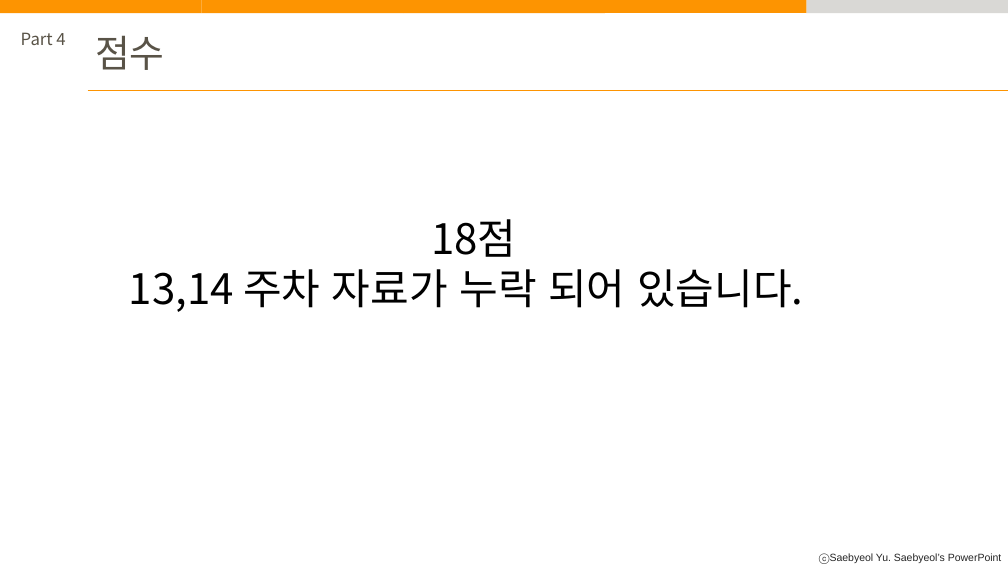
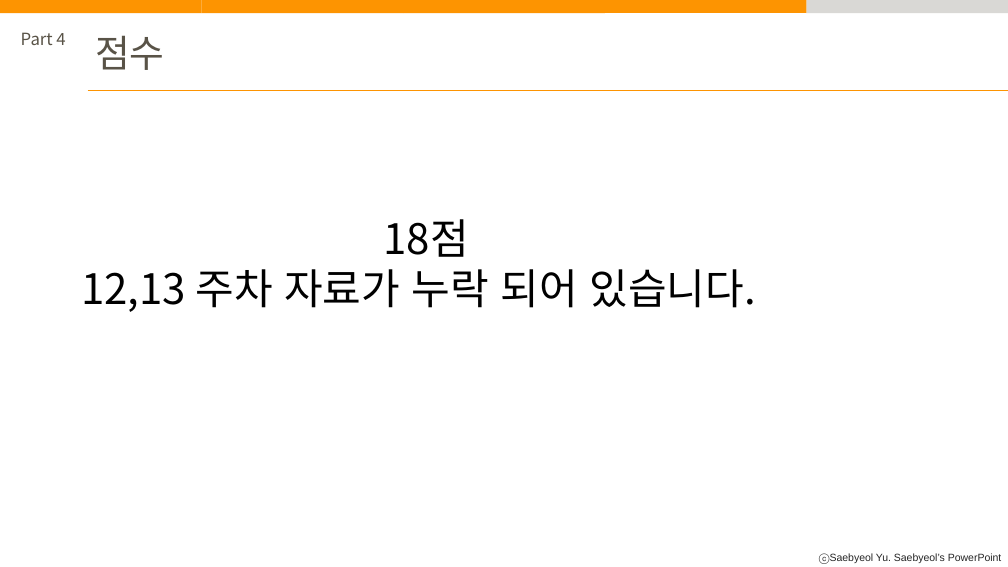
Before and after one commit to JeonSangHoon0711/2023-gameprogramming, a slide deck: slide 45 of 15week/2019775054github.pptx. Drawn at 1008x567 pixels with LibreOffice and Linux fonts; fonts in the diff are those of the drawing. Boxes give left, top, right and bottom in pixels: in the first picture for what was removed or moved away, otherwise in the second. Text is boxed around its words. In the diff, an @@ line names an element or a change of style, - is before the commit and + after.

```diff
--- a/15week/2019775054github.pptx
+++ b/15week/2019775054github.pptx
@@ text "18점": place and size @@
-text "18점" at (129,219,803,312)
+text "18점" at (81,219,756,312)
@@ text at (81,269,756,312): text changed @@
-13,14 주차 자료가 누락 되어 있습니다.
+12,13 주차 자료가 누락 되어 있습니다.
```
Also in this commit, not shown: 1 other file.
